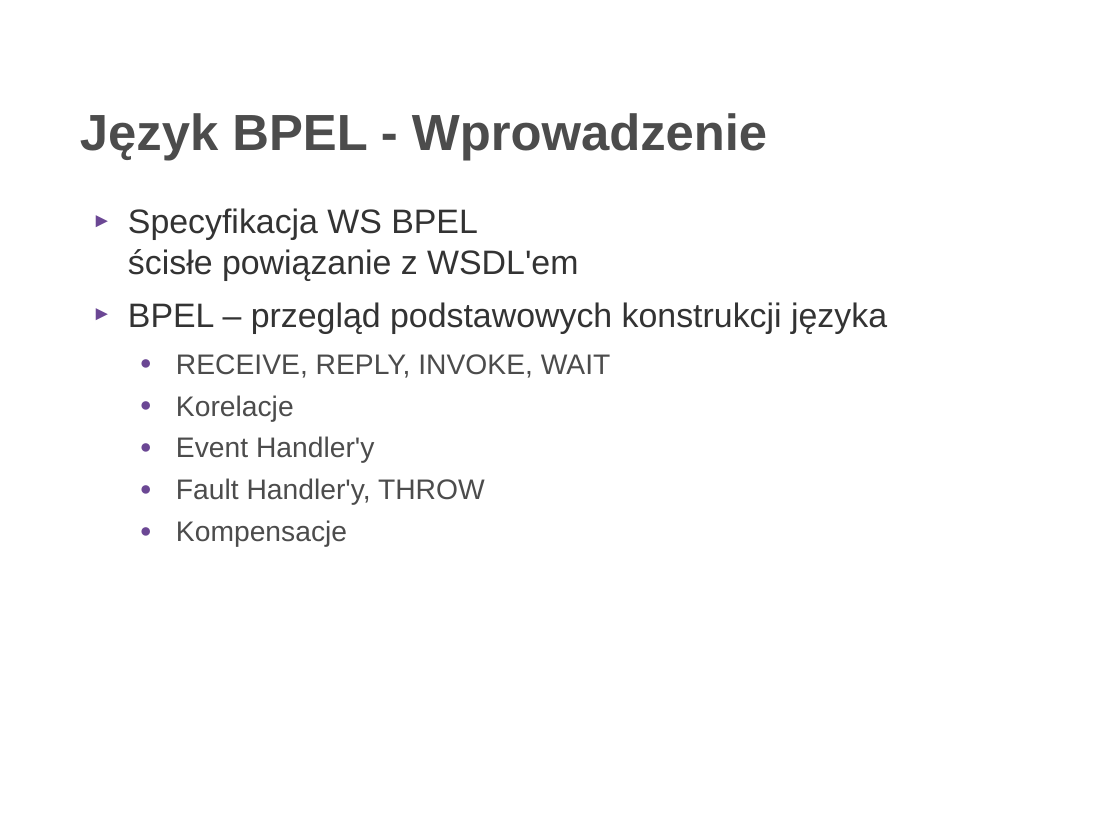
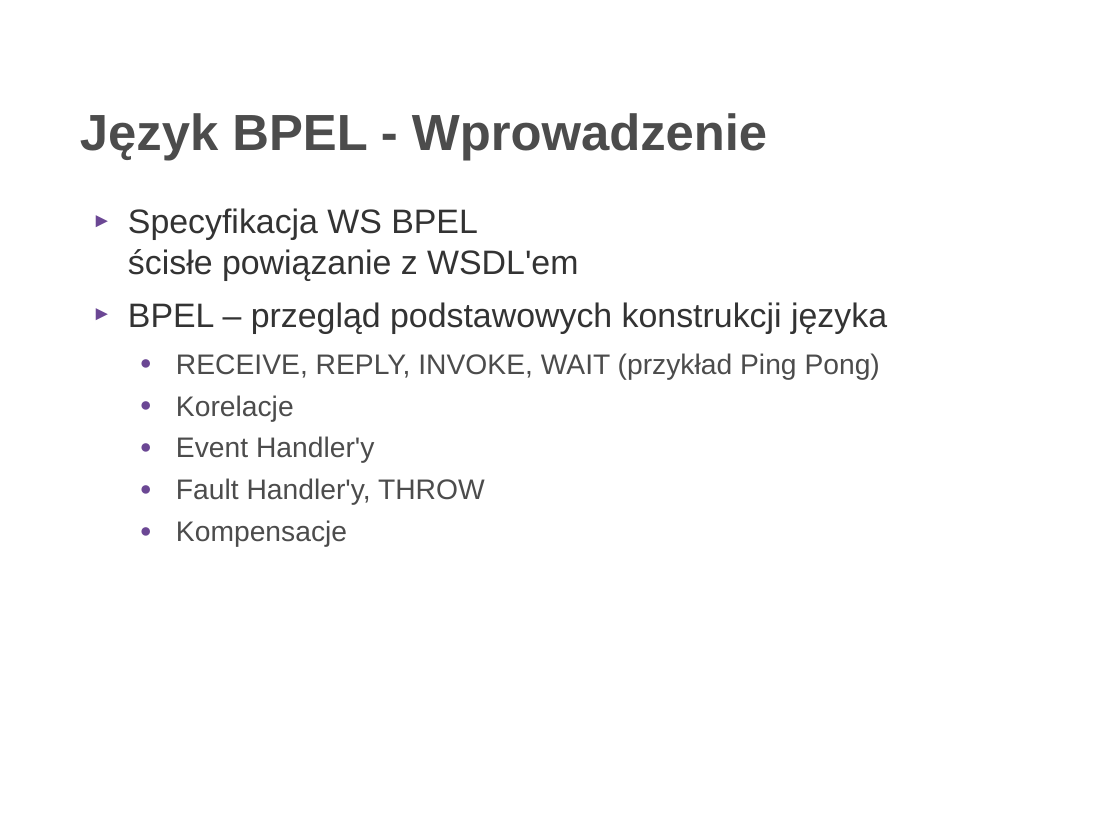
Before and after one commit to rafalrusin/ode-smx-jug, a slide deck: slide 3 of ode.odp. Drawn at 1120x840 pixels with LibreOffice and Linux fonts; fonts in the diff are those of the drawing; background and template pictures are left out. Boxes give left, top, right and bottom in pixels: in the first picture for what was removed or moved away, otherwise in the second. Text is boxed around its words. In the diff, an @@ line names an element or a change of style, - is before the commit and + after.

```diff
--- a/ode.odp
+++ b/ode.odp
@@ text at (x1=176, y1=353, x2=880, y2=380): text changed @@
-  ● RECEIVE, REPLY, INVOKE, WAIT
+  ● RECEIVE, REPLY, INVOKE, WAIT (przykład Ping Pong)
```
